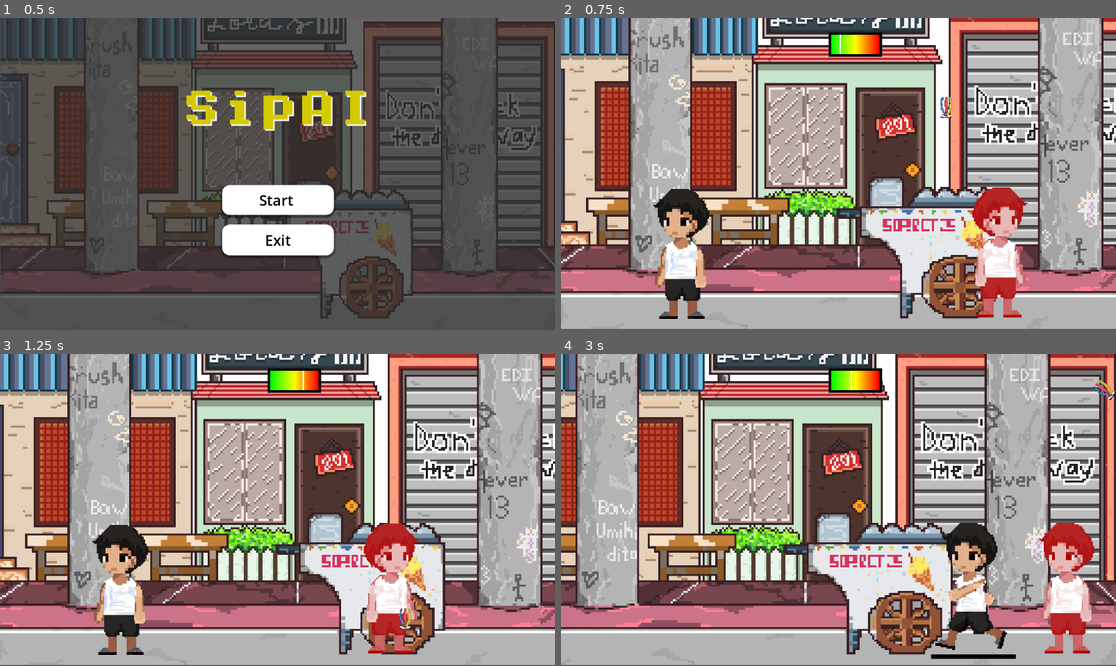
Above: before the commit, frames 1-4 (two rows, left to right).
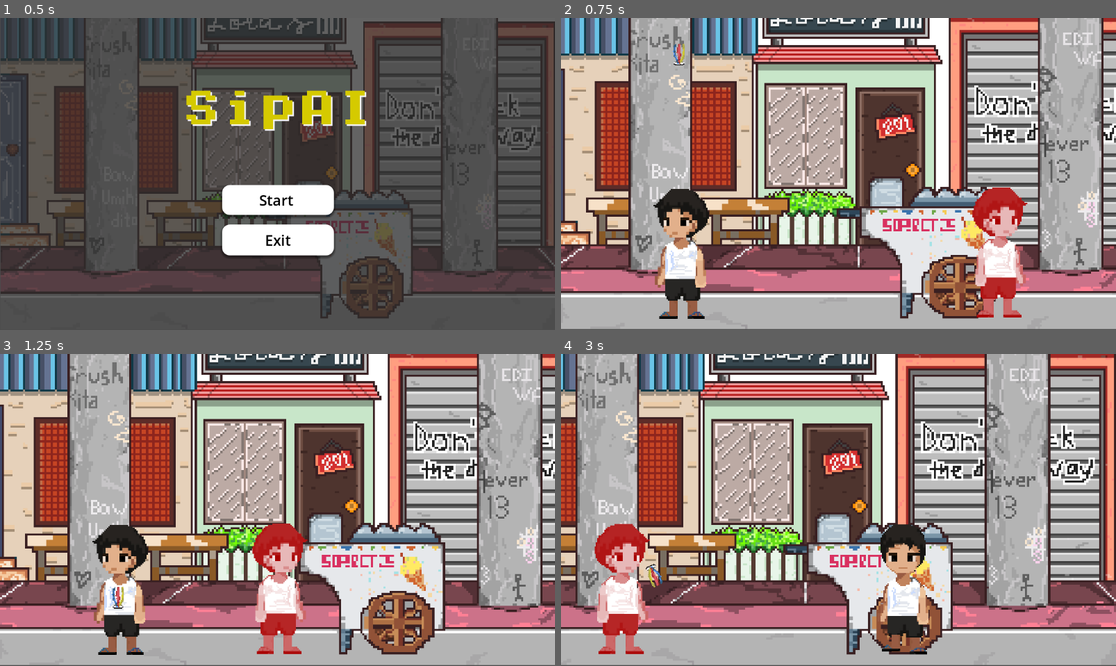
Above: after the commit, the same moments.

Repository: jehya/SipAI
Game: Godot game, scene res://scenes/main_menu.tscn
Same seed, same stepped clock (60 frames per second), same inputs: the game is played once before the commit and once after it.
Inputs:
- Up to frame 1 (0.5 s): no input
- Up to frame 2 (0.75 s): click "Start" at 0.5 s
- Up to frame 3 (1.25 s): no input
- Up to frame 4 (3 s): hold D (move_right) 1.28-2.78 s; tap Space (dribble) at 1.35 s; tap L (kick_high, bound only after the commit) at 1.55, 2.1 s; tap K (kick_medium, bound only after the commit) at 2.3, 2.85 s; hold Left (move_left) from 2.78 s (still down)

Frame 1 is identical in both runs. In frame 2, 1.0% of the frame differs, in the area x 20-71%, y 4-33%; in frame 3, 6.5%; in frame 4, 12%, in the area x 6-100%, y 4-98%.

Commit message:
feat: new power meter using keys

Diff:
--- a/project.godot
+++ b/project.godot
@@ -34,6 +34,24 @@
 , Object(InputEventKey,"resource_local_to_scene":false,"resource_name":"","device":-1,"window_id":0,"alt_pressed":false …(186 unchanged characters)…
 ]
 }
+kick_short={
+"deadzone": 0.2,
+"events": [Object(InputEventKey,"resource_local_to_scene":false,"resource_name":"","device":-1,"window_id":0,"alt_pressed":false,"shift_pressed":false,"ctrl_pressed":false,"meta_pressed":false,"pressed":false,"keycode":0,"physical_keycode":74,"key_label":0,"unicode":106,"location":0,"echo":false,"script":null)
+, Object(InputEventKey,"resource_local_to_scene":false,"resource_name":"","device":-1,"window_id":0,"alt_pressed":false,"shift_pressed":false,"ctrl_pressed":false,"meta_pressed":false,"pressed":false,"keycode":0,"physical_keycode":90,"key_label":0,"unicode":122,"location":0,"echo":false,"script":null)
+]
+}
+kick_medium={
+"deadzone": 0.2,
+"events": [Object(InputEventKey,"resource_local_to_scene":false,"resource_name":"","device":-1,"window_id":0,"alt_pressed":false,"shift_pressed":false,"ctrl_pressed":false,"meta_pressed":false,"pressed":false,"keycode":0,"physical_keycode":75,"key_label":0,"unicode":107,"location":0,"echo":false,"script":null)
+, Object(InputEventKey,"resource_local_to_scene":false,"resource_name":"","device":-1,"window_id":0,"alt_pressed":false,"shift_pressed":false,"ctrl_pressed":false,"meta_pressed":false,"pressed":false,"keycode":0,"physical_keycode":88,"key_label":0,"unicode":120,"location":0,"echo":false,"script":null)
+]
+}
+kick_high={
+"deadzone": 0.2,
+"events": [Object(InputEventKey,"resource_local_to_scene":false,"resource_name":"","device":-1,"window_id":0,"alt_pressed":false,"shift_pressed":false,"ctrl_pressed":false,"meta_pressed":false,"pressed":false,"keycode":0,"physical_keycode":76,"key_label":0,"unicode":108,"location":0,"echo":false,"script":null)
+, Object(InputEventKey,"resource_local_to_scene":false,"resource_name":"","device":-1,"window_id":0,"alt_pressed":false,"shift_pressed":false,"ctrl_pressed":false,"meta_pressed":false,"pressed":false,"keycode":0,"physical_keycode":67,"key_label":0,"unicode":99,"location":0,"echo":false,"script":null)
+]
+}
 
 [rendering]
 
--- a/scenes/game.tscn
+++ b/scenes/game.tscn
@@ -1,9 +1,8 @@
-[gd_scene load_steps=13 format=4 uid="uid://b1mygb0vqyh2a"]
+[gd_scene load_steps=9 format=4 uid="uid://b1mygb0vqyh2a"]
 
 [ext_resource type="PackedScene" uid="uid://c7hs8oh4x4uxb" path="res://scenes/player.tscn" id="1_uwrxv"]
 [ext_resource type="Texture2D" uid="uid://daw8a8sjcvy1h" path="res://assets/bg_game.png" id="1_yqjtg"]
 [ext_resource type="PackedScene" uid="uid://cweq2e8cmrddl" path="res://scenes/sipa.tscn" id="3_lnu2h"]
-[ext_resource type="Script" uid="uid://cold64vnir7lf" path="res://scripts/power_meter.gd" id="4_lbhrr"]
 [ext_resource type="PackedScene" uid="uid://cjsfchw24vwqg" path="res://scenes/ai.tscn" id="5_iywne"]
 
 [sub_resource type="TileSetAtlasSource" id="TileSetAtlasSource_lnu2h"]
@@ -470,24 +469,6 @@
 [sub_resource type="WorldBoundaryShape2D" id="WorldBoundaryShape2D_lnu2h"]
 normal = Vector2(-1, 0)
 
-[sub_resource type="StyleBoxFlat" id="StyleBoxFlat_lbhrr"]
-bg_color = Color(0, 0, 0, 0)
-border_width_left = 5
-border_width_top = 5
-border_width_right = 5
-border_width_bottom = 5
-border_color = Color(0, 0, 0, 1)
-shadow_color = Color(0.136826, 0.136826, 0.136826, 0.6)
-shadow_size = 2
-
-[sub_resource type="Gradient" id="Gradient_lbhrr"]
-offsets = PackedFloat32Array(0, 0.5, 1)
-colors = PackedColorArray(0, 1, 0, 1, 1, 1, 0, 1, 1, 0, 0, 1)
-metadata/_snap_enabled = true
-
-[sub_resource type="GradientTexture2D" id="GradientTexture2D_iywne"]
-gradient = SubResource("Gradient_lbhrr")
-
 [node name="Game" type="Node2D"]
 
 [node name="TileMap" type="TileMap" parent="."]
@@ -517,7 +498,7 @@
 collision_mask = 8
 
 [node name="Sipa" parent="." instance=ExtResource("3_lnu2h")]
-position = Vector2(369, -89)
+position = Vector2(117, -139)
 collision_mask = 8
 
 [node name="Boundaries" type="Node" parent="."]
@@ -544,38 +525,3 @@
 shape = SubResource("WorldBoundaryShape2D_lnu2h")
 
 [node name="CanvasLayer" type="CanvasLayer" parent="."]
-
-[node name="PowerMeter" type="Control" parent="CanvasLayer"]
-layout_mode = 3
-anchors_preset = 5
-anchor_left = 0.5
-anchor_right = 0.5
-offset_left = -20.0
-offset_top = 30.0
-offset_right = 20.0
-offset_bottom = 70.0
-grow_horizontal = 2
-size_flags_stretch_ratio = 0.0
-script = ExtResource("4_lbhrr")
-
-[node name="Panel" type="Panel" parent="CanvasLayer/PowerMeter"]
-layout_mode = 0
-offset_right = 110.0
-offset_bottom = 50.0
-theme_override_styles/panel = SubResource("StyleBoxFlat_lbhrr")
-
-[node name="GradientBar" type="TextureRect" parent="CanvasLayer/PowerMeter/Panel"]
-layout_mode = 0
-offset_left = 5.0
-offset_top = 5.0
-offset_right = 105.0
-offset_bottom = 45.0
-texture = SubResource("GradientTexture2D_iywne")
-expand_mode = 1
-
-[node name="MarkerLine" type="ColorRect" parent="CanvasLayer/PowerMeter"]
-layout_mode = 0
-offset_left = 5.0
-offset_top = 5.0
-offset_right = 8.0
-offset_bottom = 45.0
--- a/scenes/sipa.tscn
+++ b/scenes/sipa.tscn
@@ -19,7 +19,7 @@
 height = 20.0
 
 [sub_resource type="CapsuleShape2D" id="CapsuleShape2D_misjo"]
-radius = 5.0
+radius = 4.99999
 height = 20.0
 
 [node name="Sipa" type="RigidBody2D"]
--- a/scripts/player.gd
+++ b/scripts/player.gd
@@ -1,6 +1,6 @@
 extends CharacterBody2D
 
-const SPEED = 300.0
+const SPEED = 200.0
 const JUMP_VELOCITY = -400.0
 
 var is_kicking = false
@@ -20,7 +20,7 @@
 	if not is_on_floor():
 		velocity += get_gravity() * delta
 
-	if Input.is_action_just_pressed("dribble") and not is_kicking:
+	if (Input.is_action_just_pressed("kick_high") or Input.is_action_just_pressed("kick_medium") or Input.is_action_just_pressed("kick_short"))and not is_kicking:
 		is_kicking = true
 		kick_timer = KICK_DURATION
 		enable_kick_collision()
@@ -46,7 +46,7 @@
 		else:
 			animated_sprite_2d.play("run")
 
-		if direction:
+		if direction and not is_kicking:
 			velocity.x = direction * SPEED
 		else:
 			velocity.x = move_toward(velocity.x, 0, SPEED)
--- a/scripts/power_meter.gd
+++ /dev/null
@@ -1,31 +0,0 @@
-extends Control
-
-@onready var gradient_bar = $Panel/GradientBar
-@onready var marker_line = $MarkerLine
-
-var speed = 100
-var direction = 1
-
-func _process(delta):
-	var new_x = marker_line.position.x + speed * direction * delta
-
-	if new_x < 0:
-		new_x = 0
-		direction *= -1
-	elif new_x > gradient_bar.size.x:
-		new_x = gradient_bar.size.x
-		direction *= -1
-
-	marker_line.position.x = new_x
-
-	var ratio = marker_line.position.x / gradient_bar.size.x
-	var power_color = gradient_color(ratio)
-
-func gradient_color(ratio: float) -> Color:
-	if ratio < 0.5:
-		return Color(0, 1, 0).lerp(Color(1, 1, 0), ratio / 0.5)  # Green to Yellow
-	else:
-		return Color(1, 1, 0).lerp(Color(1, 0, 0), (ratio - 0.5) / 0.5)  # Yellow to Red
-
-func get_power_ratio() -> float:
-	return marker_line.position.x / gradient_bar.size.x
--- a/scripts/sipa.gd
+++ b/scripts/sipa.gd
@@ -3,7 +3,6 @@
 var touching_body: Node = null
 
 @onready var area_2d: Area2D = $Area2D
-@onready var power_meter: Control = $"../CanvasLayer/PowerMeter"
 
 func _ready():
 	area_2d.body_entered.connect(_on_body_entered)
@@ -29,10 +28,15 @@
 		var power_ratio = 0.5  # default if no meter
 
 		# Use power_meter if player, otherwise default or AI's version later
-		if touching_body.is_in_group("player") and power_meter:
-			power_ratio = power_meter.get_power_ratio()
+		if touching_body.is_in_group("player"):
+			if Input.is_action_just_pressed("kick_short"):
+				power_ratio = 0.3  # Low force
+			elif Input.is_action_just_pressed("kick_medium"):
+				power_ratio = 0.6  # Medium force
+			elif Input.is_action_just_pressed("kick_high"):
+				power_ratio = 0.85  # High force
 
-		var force = lerp(300, 800, power_ratio)
+		var force = lerp(200, 900, power_ratio)
 
 		var horizontal = 0
 		if Input.is_action_pressed("move_right"):
Not shown, removed: scripts/power_meter.gd.uid
